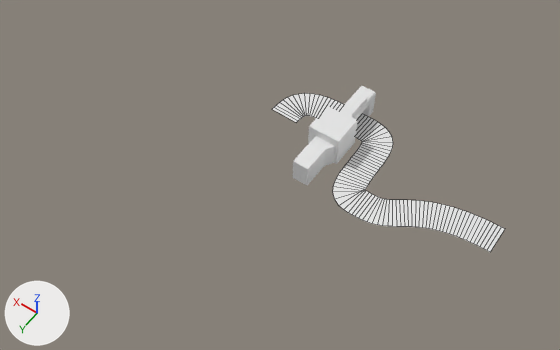
An edit to the Blender file models/Critter Cove Mall.blend, drawn before and after from the same camera.
Before and after are seen from a camera (50 mm lens) standing at (-11.4, 23.2, 35.0) and looking at (4.7, 0.6, -0.5). Arrows for +X, +Y and +Z are at lower left; the lights stay in place. Mesh edges are drawn as thin lines on the coarser meshes.
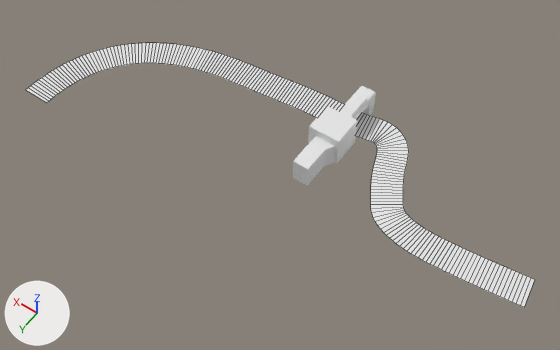
What differs and where, as boxes [x1, y1, x2, y2] in the pictures (560 x 350 px):
'Plane', reshaped, modifiers changed (119% wider, 66% taller): before [273, 93, 505, 252]; after [26, 43, 535, 307]

Edits to the bpy script that builds the scene:
```text
Change cu_nurbspath:
    remove _sp.points.foreach_set('co', [-7.494, -1.99, 0.274, 1.0, -4.131, -1.99, 0.274, 1.0, -2.0, 0.0, 0.162, 1.0, -1.0, 0.0, 0.0, 1.0, 0.0, 0.0, 0.0, 1.0, 1.0, 0.0, 0.0, 1.0, 0.997, -2.923, 0.0, 1.0, 0.997, -4.869, 0.0, 1.0, 2.486, -4.869, 0.0, 1.0, 4.08, -4.869, 0.0, 1.0, 6.92, -4.869, 0.0, 1.0, 6.92, -3.284, 0.0, 1.0])
    _sp: cu_nurbspath.splines.new('NURBS'); _sp.points.add(11) -> cu_nurbspath.splines.new('NURBS'); _sp.points.add(14)
    add _sp.points.foreach_set('co', [-10.21, -0.00331, 0.274, 1.0, -5.03, 0.662, 0.274, 1.0, -3.352, 0.395, 0.162, 1.0, -1.884, -0.0497, 0.0, 1.0, -1.523, -0.842, 0.0, 1.0, -0.154, -3.012, 0.0, 1.0, -0.0544, -4.509, 0.0, 1.0, 1.296, -5.433, 0.0, 1.0, 2.486, -4.869, 0.0, 1.0, 4.08, -4.869, 0.0, 1.0, 6.92, -4.869, 0.0, 1.0, 10.76, -4.176, 0.0, 1.0, 16.02, -4.147, 0.0, 1.0, 20.71, 0.144, 0.0, 1.0, 20.38, 5.201, 0.0, 1.0])
Change ob_plane:
    where _m = ob_plane.modifiers.new('Array', 'ARRAY')
    _m.count: 96 -> 187
```
